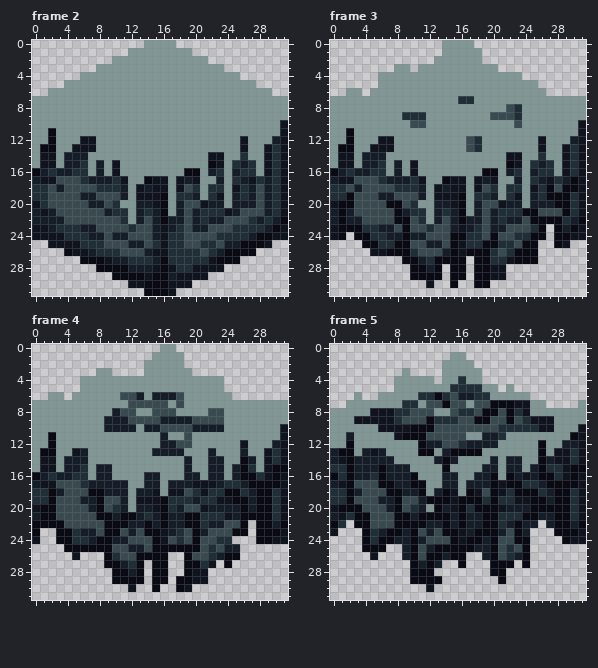
File history of a pixel-art file, Assets/Sprites/Iso-Tile.ase. Above, as it was before the edit.
32x32 pixels, 10 frames. Shown: frame 2, frame 3, frame 4, frame 5. The commit also changed other frames, which this record leaves out.
The result:
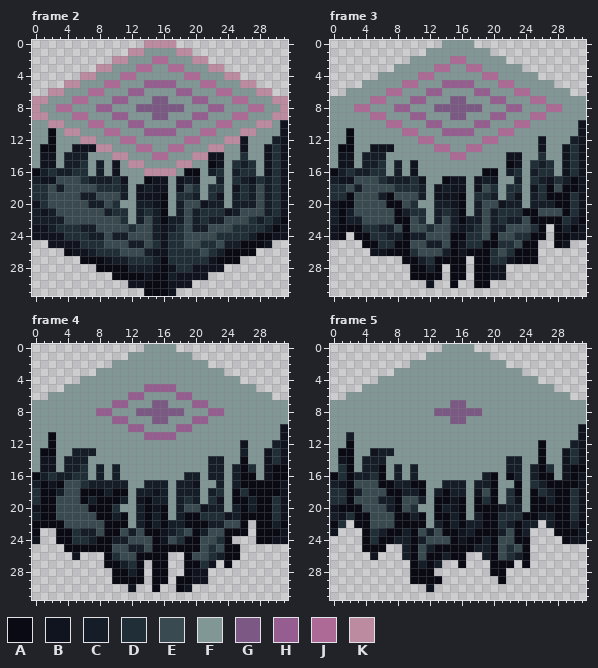
Palette (. is transparent): A #090a14  B #10141f  C #151d28  D #202e37  E #394a50  F #819796  G #7c5985  H #965e90  J #ad6a97  K #bd8ba0
Message: wifionice drawing skills :)
Diff:
layer "Grass" now hidden
layer "Layer 1" added
layer "Number Overlay" opacity 64% added
Frame 2, layer "Number Overlay":
y 0: x 14..17 FFFF -> KKKK
y 1: x 12..13 FF -> KK; x 18..19 FF -> KK
y 2: x 10..11 FF -> KK; x 15..16 FF -> JJ; x 20..21 FF -> KK
y 3: x 8..9 FF -> KK; x 13..14 FF -> JJ; x 17..18 FF -> JJ; x 22..23 FF -> KK
y 4: x 6..7 FF -> KK; x 11..12 FF -> JJ; x 19..20 FF -> JJ; x 24..25 FF -> KK
y 5: x 4..5 FF -> KK; x 9..10 FF -> JJ; x 14..17 FFFF -> HHHH; x 21..22 FF -> JJ; x 26..27 FF -> KK
y 6: x 2..3 FF -> KK; x 7..8 FF -> JJ; x 12..13 FF -> HH; x 18..19 FF -> HH; x 23..24 FF -> JJ; x 28..29 FF -> KK
y 7: x 0..1 FF -> KK; x 5..6 FF -> JJ; x 10..11 FF -> HH; x 15..16 FF -> GG; x 20..21 FF -> HH; x 25..26 FF -> JJ; x 30..31 FF -> KK
y 8: x 0 F -> K; x 3..4 FF -> JJ; x 8..9 FF -> HH; x 13..18 FFFFFF -> GGGGGG; x 22..23 FF -> HH; x 27..28 FF -> JJ; x 31 F -> K
y 9: x 0..1 FF -> KK; x 5..6 FF -> JJ; x 10..11 FF -> HH; x 15..16 FF -> GG; x 20..21 FF -> HH; x 25..26 FF -> JJ; x 30..31 FF -> KK
y 10: x 2..3 FF -> KK; x 7..8 FF -> JJ; x 12..13 FF -> HH; x 18..19 FF -> HH; x 23..24 FF -> JJ; x 28..29 FF -> KK
y 11: x 4..5 FF -> KK; x 9..10 FF -> JJ; x 14..17 FFFF -> HHHH; x 21..22 FF -> JJ; x 26..27 FF -> KK
y 12: x 6..7 BB -> KK; x 11..12 FF -> JJ; x 19..20 FF -> JJ; x 24..25 FF -> KK
y 13: x 8..9 FF -> KK; x 13..14 FF -> JJ; x 17..18 FF -> JJ; x 22..23 FF -> KK
y 14: x 10..11 FF -> KK; x 15..16 FF -> JJ; x 20..21 FF -> KK
y 15: x 12..13 FF -> KK; x 18..19 FF -> KK
y 16: x 14..17 FFFF -> KKKK
Frame 3:
y 1: x 12..13 .. -> FF; x 19 . -> F
y 2: x 10..12 ... -> FFF; x 15..16 FF -> JJ; x 19..21 ... -> FFF
y 3: x 10 . -> F; x 13..14 FF -> JJ; x 17..18 FF -> JJ; x 21..23 ... -> FFF
y 4: x 11..12 FF -> JJ; x 19..20 FF -> JJ; x 24..25 .. -> FF
y 5: x 4..5 .. -> FF; x 9..10 FF -> JJ; x 14..17 FFFF -> HHHH; x 21..22 FF -> JJ; x 26..27 .. -> FF
y 6: x 4 . -> F; x 7..8 FF -> JJ; x 12..13 FF -> HH; x 18..19 FF -> HH; x 23..24 FF -> JJ; x 27..29 ... -> FFF
y 7: x 5..6 FF -> JJ; x 10..11 FF -> HH; x 15..17 FDD -> GGF; x 20..21 FF -> HH; x 25..26 FF -> JJ
y 8: x 3..4 FF -> JJ; x 8..9 FF -> HH; x 13..18 FFFFFF -> GGGGGG; x 22..23 ED -> HH; x 27..28 FF -> JJ
y 9: x 5..6 FF -> JJ; x 9..11 DDD -> FHH; x 15..16 FF -> GG; x 20..23 EEED -> HHFF; x 25..26 FF -> JJ
y 10: x 7..8 FF -> JJ; x 10..13 EEFF -> FFHH; x 18..19 FF -> HH; x 23..24 EF -> JJ
y 11: x 9..10 FF -> JJ; x 14..17 FFFF -> HHHH; x 21..22 FF -> JJ
y 12: x 6..7 BB -> FF; x 11..12 FF -> JJ; x 17..20 EDFF -> FFJJ
y 13: x 13..14 FF -> JJ; x 17..18 ED -> JJ
y 14: x 15..16 FF -> JJ
y 19: x 7 C -> A
Frame 4:
y 0: x 14..15 .. -> FF
y 1: x 12..14 ... -> FFF; x 19 . -> F
y 2: x 10..13 .... -> FFFF; x 19..21 ... -> FFF
y 3: x 10..13 .... -> FFFF; x 20..23 .... -> FFFF
y 4: x 24..25 .. -> FF
y 5: x 4..5 .. -> FF; x 14..17 FFFF -> HHHH; x 24..27 .... -> FFFF
y 6: x 4 . -> F; x 11..13 EEC -> FHH; x 15..19 CCCEF -> FFFHH; x 25..29 ..... -> FFFFF
y 7: x 10..16 FFEEEEE -> HHFFFGG; x 18 E -> F; x 20..21 FF -> HH
y 8: x 8..18 FFCEEFFEEEF -> HHFFFGGGGGG; x 22..23 EE -> HH
y 9: x 9..23 CCCEEEECCCCEEEE -> FHHFFFGGFFFHHFF
y 10: x 9..23 CCCCFCCEEEECCCC -> FFFHHFFFFHHFFFF
y 11: x 14..17 FFCF -> HHHH; x 19 E -> F
y 12: x 16..19 CCEE -> FFFF
y 13: x 5 B -> C; x 7 F -> C; x 15..18 CCCC -> FFFF; x 22 C -> F
y 14: x 19 C -> F; x 27 C -> F
y 15: x 9..10 CF -> FC; x 19 C -> F
y 16: x 9..10 CF -> FC; x 14..15 CC -> FF; x 28 D -> F; x 31 B -> A
y 17: x 1 B -> A; x 3 E -> A; x 16..17 FC -> CF; x 21..22 BB -> FF; x 24..26 DDC -> FCA
y 18: x 1 D -> A; x 6 E -> A; x 10..11 CC -> AA; x 16..22 FBBEDBD -> CFCCCFC; x 24 A -> F; x 27 C -> A; x 30 D -> A
y 19: x 1 D -> A; x 6 C -> A; x 9..10 EE -> AA; x 14..18 BBADD -> ACCFC; x 21 D -> F; x 24 B -> F
y 20: x 7 C -> A; x 9 E -> A; x 11 C -> F; x 14 C -> A; x 17 D -> F; x 24 C -> F
y 21: x 12 A -> F; x 14 D -> A; x 17 C -> F
y 22: x 12 C -> F; x 21 D -> A
y 23: x 24 E -> A
y 24: x 19 E -> A; x 24 D -> A
y 25: x 24..25 CC -> AA
Frame 5:
y 0: x 14..17 .... -> FFFF
y 1: x 12..14 ... -> FFF; x 17..19 ... -> FFF
y 2: x 10..13 .... -> FFFF; x 18..21 .... -> FFFF
y 3: x 8 . -> F; x 10..13 .... -> FFFF; x 19..23 ..... -> FFFFF
y 4: x 6..7 .. -> FF; x 13 . -> F; x 16 D -> F; x 19..25 ....... -> FFFFFFF
y 5: x 4..7 .... -> FFFF; x 15..18 DDDD -> FFFF; x 21 . -> F; x 23..27 ..... -> FFFFF
y 6: x 2 . -> F; x 4..5 .. -> FF; x 11..19 DDADECCDD -> FFFFFFFFF; x 25..29 ..... -> FFFFF
y 7: x 0..1 .. -> FF; x 9..10 DD -> FF; x 12..16 EEAEE -> FFFGG; x 18..24 EEAAABB -> FFFFFFF; x 27..30 .... -> FFFF
y 8: x 5..24 BBBDDEEEFFEDDEAAEADB -> FFFFFFFFGGGGGGFFFFFF
y 9: x 3..27 BBBBBDEEEADDDEEAAEEAEDBBB -> FFFFFFFFFFFFGGFFFFFFFFFFF
y 10: x 6..27 BBBBAAAEEEEEEEEDDDDDBB -> FFFFFFFFFFFFFFFFFFFFFF
y 11: x 8..16 BAAAEEEEE -> FFFFFFFFF; x 19..21 CCD -> FFF; x 30 A -> F
y 12: x 11..20 ACCEEDCCCC -> FFFFFFFFFF; x 29 C -> F
y 13: x 0 C -> F; x 4 C -> F; x 7 F -> C; x 11..12 AA -> FF; x 14..18 CAAAA -> FFFFF; x 28 B -> F
y 14: x 0 C -> F; x 3 C -> F; x 7 C -> F; x 13..15 CAC -> FFF; x 20 C -> F; x 27..28 CB -> FF
y 15: x 0 D -> F; x 3 C -> F; x 7 C -> F; x 9..10 CF -> FC; x 14 A -> F; x 19..20 CC -> FF; x 28 D -> F
y 16: x 7 C -> F; x 9..10 CA -> FC; x 14..15 CC -> FF; x 18 C -> F; x 24 B -> F; x 28 D -> F
y 17: x 16..17 FC -> CF; x 21..22 BA -> FF; x 24 D -> F
y 18: x 15..17 BFA -> CCF; x 21 B -> F; x 24 A -> F
y 19: x 12 A -> F; x 17 A -> F; x 21 D -> F; x 24 B -> F
y 20: x 11 C -> F; x 17 D -> F; x 24 C -> F
y 21: x 12 A -> F; x 17 C -> F
y 22: x 12 C -> F
Where, in picture pixels (left, top, right, bottom), the same in both pictures:
changed: (32, 40, 288, 176)
changed: (354, 48, 570, 160)
changed: (386, 192, 394, 200)
changed: (40, 344, 288, 552)
changed: (330, 344, 578, 528)
